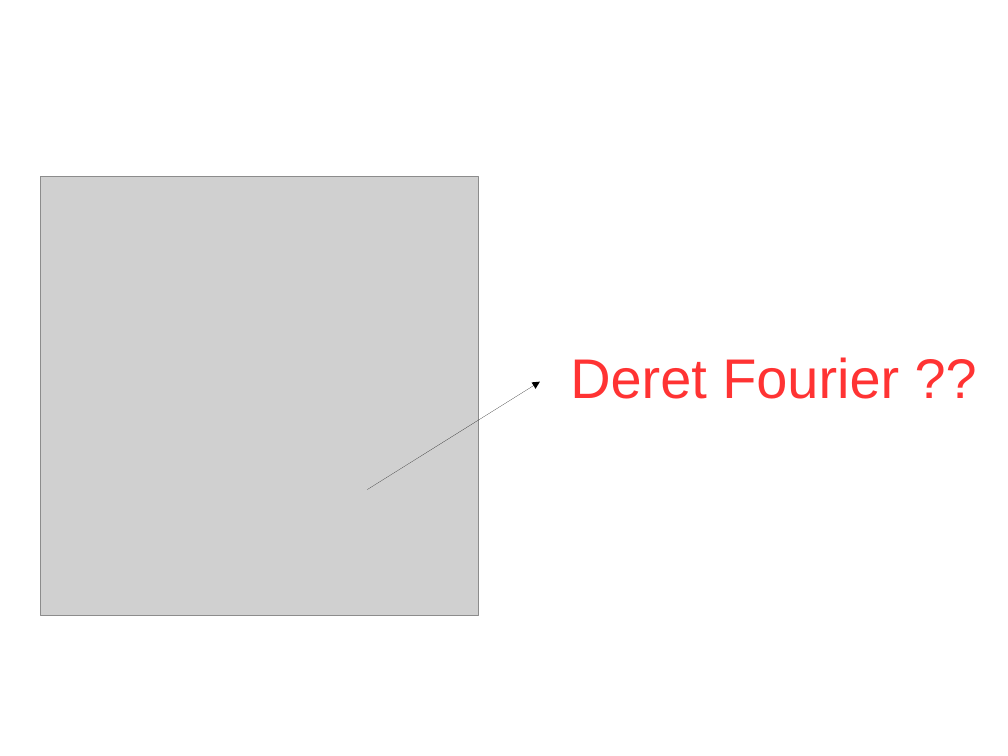
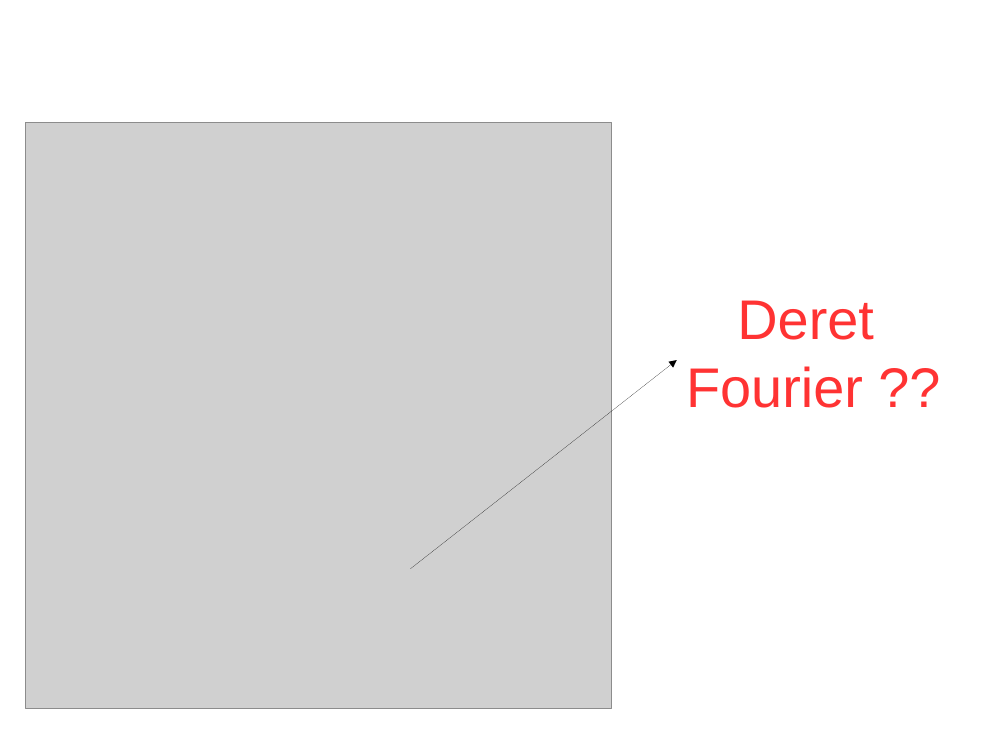
Before and after one commit to bagustris/sinyalsistem, a slide deck: slide 3 of slides/Lect4_SinyalSistem.odp. Drawn at 1008x756 pixels with LibreOffice and Linux fonts; fonts in the diff are those of the drawing; grey boxes stand for pictures. Boxes give left, top, right and bottom in pixels: in the first picture for what was removed or moved away, otherwise in the second. Text is boxed around its words. In the diff, an @@ line names an element or a change of style, - is before the commit and + after.

```diff
--- a/slides/Lect4_SinyalSistem.odp
+++ b/slides/Lect4_SinyalSistem.odp
@@ picture: place and size @@
-picture at <box>40,177,478,615</box>
+picture at <box>26,123,612,709</box>
@@ title "Deret Fourier ??" rewrapped from <box>570,357,899,399</box> to <box>686,300,874,408</box> @@
@@ arrow moved from (368, 489) - (541, 381) to (411, 569) - (677, 360) @@
```
Also in this commit, not shown: 25 other slides changed, 1 slide added.
